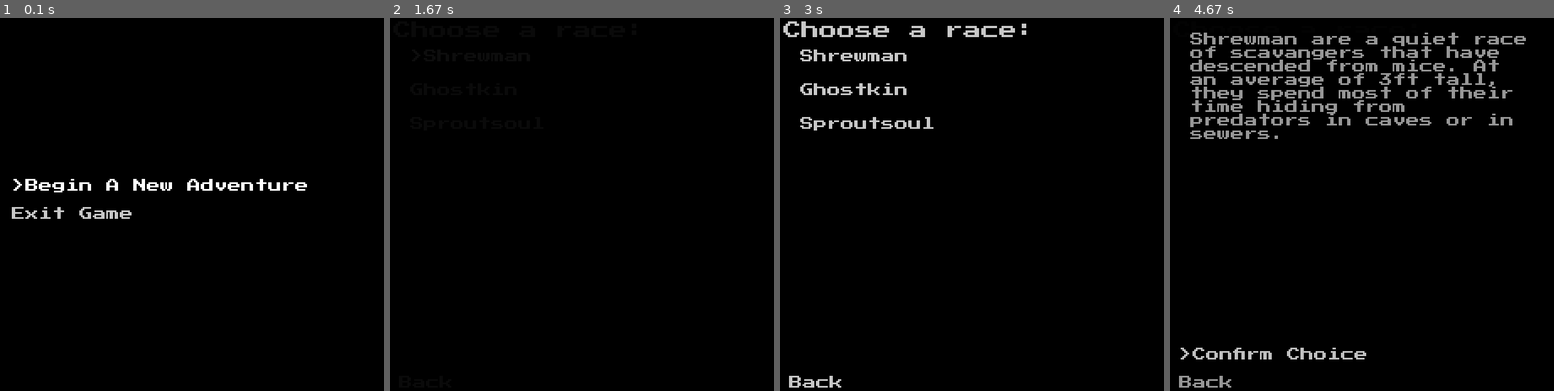
Above: before the commit, frames 1-4 (left to right).
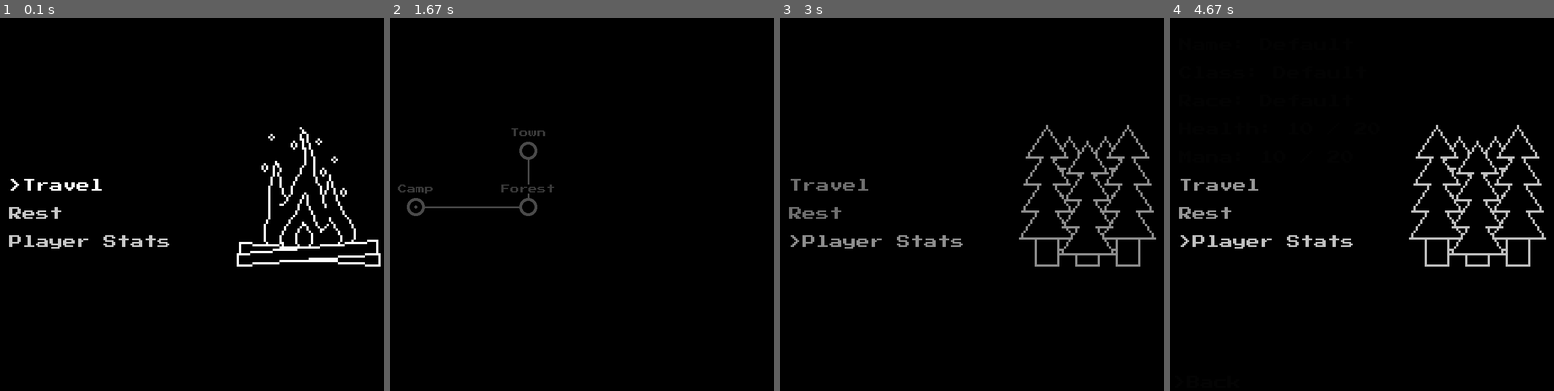
Above: after the commit, the same moments.

Repository: Cyborger/PygameTextRPG
Game: pygame game, started from launcher.py
Two runs of this game, one before a commit and one after it. Both use one fixed random seed, a clock stepped at 60 frames per second and the inputs below.
Inputs (mouse positions are in pixels of both pictures, inside the frame that each line leads up to):
- Up to frame 1 (0.1 s): no input
- Up to frame 2 (1.67 s): tap Enter at 0.33, 1 s; tap D at 0.67 s
- Up to frame 3 (3 s): click (852, 297) at 2.48 s; click (868, 241) at 2.82 s, where only the run after the commit has a clickable "Player Stats"
- Up to frame 4 (4.67 s): tap Enter at 3.1, 3.98 s; hold S 3.43-3.9 s; move the mouse to (1262, 62) at 3.47 s

The runs differ from the first frame. In frame 1, 3.5% of the frame differs, in the area x 2-100%, y 29-67%; in frame 2, 0.7%; in frame 3, 5.3%; in frame 4, 9.7%, in the area x 2-98%, y 3-100%.

Commit message:
Updated map navigation

Diff:
--- a/core/game.py
+++ b/core/game.py
@@ -14,7 +14,7 @@
         self.running = True
 
     def start(self):
-        self.changeMenu("titleMenuState/titleMenu")
+        self.changeMenu("locationState/mainLocationMenu")
         self.loop()
 
     def loop(self):
@@ -56,5 +56,5 @@
 
 
 class StateNotFoundException(Exception):
-    def __init__(self, name):
-        super().__init__("Unable to find state: " + name)
+    def __init__(self, stateName):
+        super().__init__("Unable to find state: " + stateName)
--- a/core/location.py
+++ b/core/location.py
@@ -13,3 +13,9 @@
     def loadImage(self, locationType):
         imagePath = "res/images/" + self.locationImages[locationType] + ".png"
         return pygame.image.load(imagePath)
+
+    def locationIsAdjacent(self, location):
+        for direction in self.connectedLocations:
+            if self.connectedLocations[direction] == location.name:
+                return True
+        return False
--- a/core/player.py
+++ b/core/player.py
@@ -1,9 +1,17 @@
+from core.race import Race
+from core.playerClass import PlayerClass
+
+
 class Player:
     def __init__(self):
-        self.name = ""
-        self.playerClass = None
-        self.race = None
+        self.name = "Default"
+        self.playerClass = PlayerClass.getDefaultPlayerClass()
+        self.race = Race.getDefaultRace()
         self.currentHealth = 10
         self.maxHealth = 20
         self.currentMana = 10
         self.maxMana = 20
+
+    def rest(self):
+        self.currentHealth = self.maxHealth
+        self.currentMana = self.maxMana
--- a/core/playerClass.py
+++ b/core/playerClass.py
@@ -2,3 +2,7 @@
     def __init__(self, jsonData):
         self.name = jsonData["Name"]
         self.description = jsonData["Description"]
+
+    @classmethod
+    def getDefaultPlayerClass(cls):
+        return PlayerClass({"Name" : "Default", "Description" : ""})
--- a/core/race.py
+++ b/core/race.py
@@ -2,3 +2,7 @@
     def __init__(self, jsonData):
         self.name = jsonData["Name"]
         self.description = jsonData["Description"]
+
+    @classmethod
+    def getDefaultRace(cls):
+        return Race({"Name" : "Default", "Description" : ""})
--- a/core/state.py
+++ b/core/state.py
@@ -31,5 +31,5 @@
 
 
 class MenuNotFoundException(Exception):
-    def __init__(self, name):
-        super().__init__("Unable to find menu: " + name)
+    def __init__(self, menuName):
+        super().__init__("Unable to find menu: " + menuName)
--- a/menus/mainLocationMenu.py
+++ b/menus/mainLocationMenu.py
@@ -19,7 +19,8 @@
         self.getRoot().fadeMenuChange("travelMenu", "fast")
 
     def rest(self):
-        self.getRoot().fadeMenuChange("mainLocationMenu")
+        self.getParent().player.rest()
+        self.getRoot().fadeMenuChange("mainLocationMenu", "slow")
 
     def playerStats(self):
         self.getRoot().fadeMenuChange("playerInfoMenu", "fast")
--- a/menus/travelMenu.py
+++ b/menus/travelMenu.py
@@ -3,11 +3,13 @@
 from core.gui.surface import Surface
 from core.gui.imageButton import ImageButton
 from core.gui.label import Label
+from core.menuNavigationHandler import MenuNavigationHandler
 
 
 class TravelMenu(Menu):
     def __init__(self, parentState):
         super().__init__("travelMenu", parentState)
+        self.navigationHandler = MapNavigationHandler(self)
 
     def isNowCurrentMenu(self):
         self.createBackground()
@@ -21,6 +23,7 @@
             self.draw(guiElement.image, guiElement.rect)
 
     def createBackground(self):
+        self.surfaces[:] = []
         image = pygame.Surface((700, 700))
         for location in self.getParent().locations:
             for direction in location.connectedLocations:
@@ -34,7 +37,7 @@
         self.addSurfaces(Surface(image, 0, 0))
 
     def createButtons(self):
-        # Create all the location buttons and the back button
+        self.buttons[:] = []
         buttonImage = pygame.image.load("res/images/mapButtonDefault.png")
         buttonImageCurrent = pygame.image.load("res/images/" +
                                                "mapButtonCurrent.png")
@@ -42,17 +45,26 @@
                                                "mapButtonHovered.png")
 
         for location in self.getParent().locations:
-            x, y = location.mapLocation
+            x, y = location.mapLocation[0] - 16, location.mapLocation[1] - 16
             if location == self.getParent().currentLocation:
-                self.addButtons(ImageButton(buttonImageCurrent,
-                                            buttonImageCurrent, x - 16, y - 16,
-                                            self.locationChosen, location))
+                # Can't select because it is the current location
+                button = ImageButton(buttonImageCurrent, buttonImageCurrent,
+                    x, y, self.locationChosen, location)
+                self.addButtons(button)
+            elif self.getParent().currentLocation.locationIsAdjacent(location):
+                # Can select because it is adjacent to current
+                print("adjacent location")
+                button = ImageButton(buttonImage, buttonImageHovered, x, y,
+                    self.locationChosen, location)
+                self.addButtons(button)
             else:
-                self.addButtons(ImageButton(buttonImage, buttonImageHovered,
-                                            x - 16, y - 16,
-                                            self.locationChosen, location))
+                # Can't select because not adjacent
+                button = ImageButton(buttonImage, buttonImage, x, y,
+                    self.locationChosen, location)
+                self.addButtons(button)
 
     def createLabels(self):
+        self.labels[:] = []
         for location in self.getParent().locations:
             newLabel = Label(location.name, 0, 0, fontSize=16)
             newLabel.rect.centerx = location.mapLocation[0]
@@ -64,12 +76,49 @@
             self.addLabels(newLabel)
 
     def locationChosen(self, location):
-        if location is not self.getParent().currentLocation:
+        currentLocation = self.getParent().currentLocation
+        isAdjacent = currentLocation.locationIsAdjacent(location)
+        if (location is not currentLocation) and isAdjacent:
             self.getParent().currentLocation = location
             self.getRoot().fadeMenuChange("mainLocationMenu")
 
 
-class MapNavigationHandler:
-    def __init__(self):
-        # Will handle navigating locations buttons and exitting the map
-        pass
+class MapNavigationHandler(MenuNavigationHandler):
+    def __init__(self, menu):
+        super().__init__(menu)
+
+    def resetSelection(self):
+        self.currentLocation = self.menu.getParent().currentLocation
+        self.locationSelected(self.currentLocation.name)
+        self.updateButtonFocus()
+
+    def handleButtonNavigationEvent(self, event):
+        print(self.currentLocation.name)
+        if event.key == pygame.K_RETURN:
+            self.menu.buttons[self.buttonSelection].checkForClick()
+        elif event.key == pygame.K_w or event.key == pygame.K_UP:
+            self.selectLocation("North")
+        elif event.key == pygame.K_d or event.key == pygame.K_RIGHT:
+            self.selectLocation("East")
+        elif event.key == pygame.K_s or event.key == pygame.K_DOWN:
+            self.selectLocation("South")
+        elif event.key == pygame.K_a or event.key == pygame.K_LEFT:
+            self.selectLocation("West")
+
+
+    def selectLocation(self, direction):
+        if direction in self.currentLocation.connectedLocations:
+            location = self.currentLocation.connectedLocations[direction]
+            self.locationSelected(location)
+        else:
+            self.resetSelection()
+
+    def locationSelected(self, locationName):
+        location = self.menu.getParent().getLocation(locationName)
+        self.buttonSelection = self.getLocationIndex(location)
+        self.updateButtonFocus()
+
+    def getLocationIndex(self, location):
+        for button in self.menu.buttons:
+            if button.funcArgs[0] == location:
+                return self.menu.buttons.index(button)
